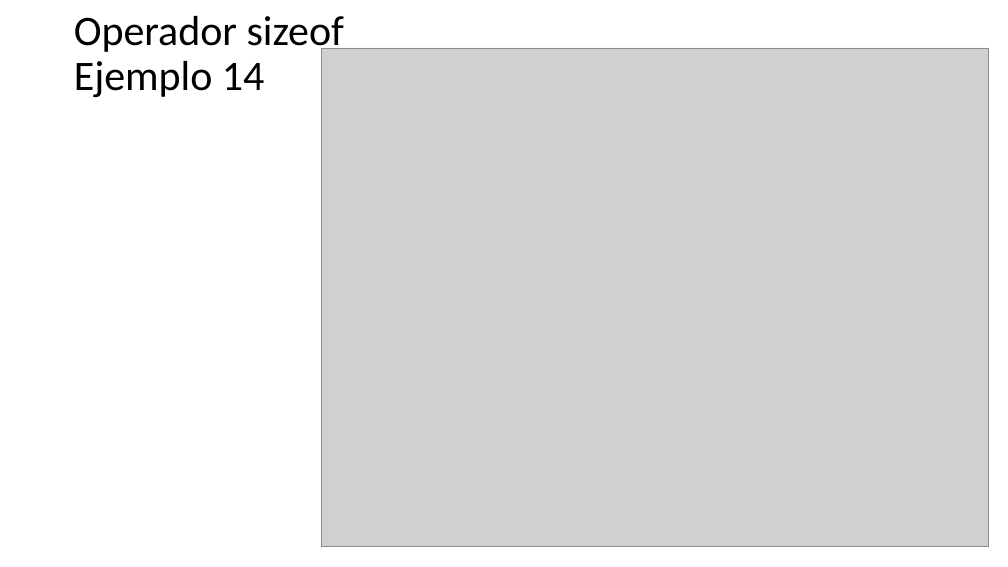
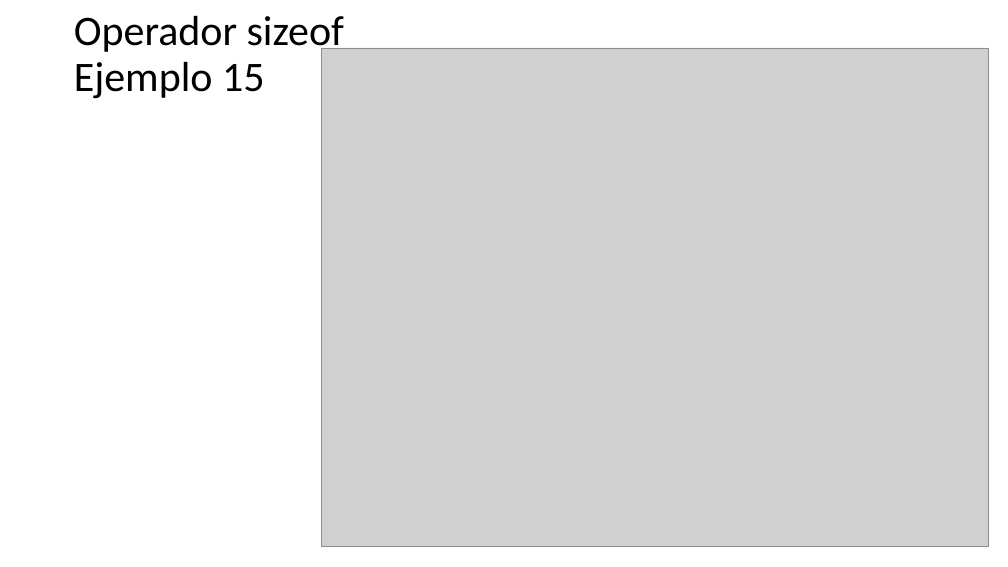
Before and after one commit to programacionestructurada/2021-2, a slide deck: slide 71 of U1_Introduccion_a_la_programacion/Unidad_01_Introduccion_a_la_programacion_2.pptx (slide 72 before the commit). Drawn at 1008x567 pixels with LibreOffice and Linux fonts; fonts in the diff are those of the drawing; grey boxes stand for pictures. Boxes give left, top, right and bottom in pixels: in the first picture for what was removed or moved away, otherwise in the second. Text is boxed around its words. In the diff, an @@ line names an element or a change of style, - is before the commit and + after.

```diff
--- a/U1_Introduccion_a_la_programacion/Unidad_01_Introduccion_a_la_programacion_2.pptx
+++ b/U1_Introduccion_a_la_programacion/Unidad_01_Introduccion_a_la_programacion_2.pptx
@@ text at bbox=[74, 16, 344, 99]: text changed @@
-Operador sizeof
-Ejemplo 14
+Operador sizeof
+Ejemplo 15
```
Also in this commit, not shown: 5 other slides changed, 1 slide added, 2 slides removed, 28 other files.
